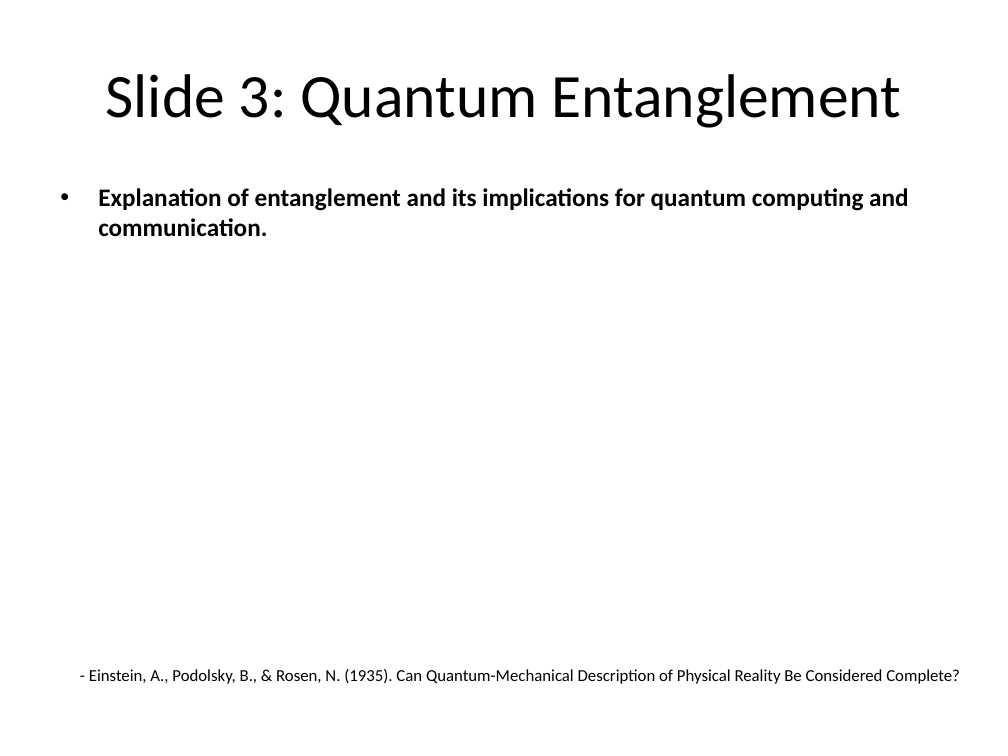
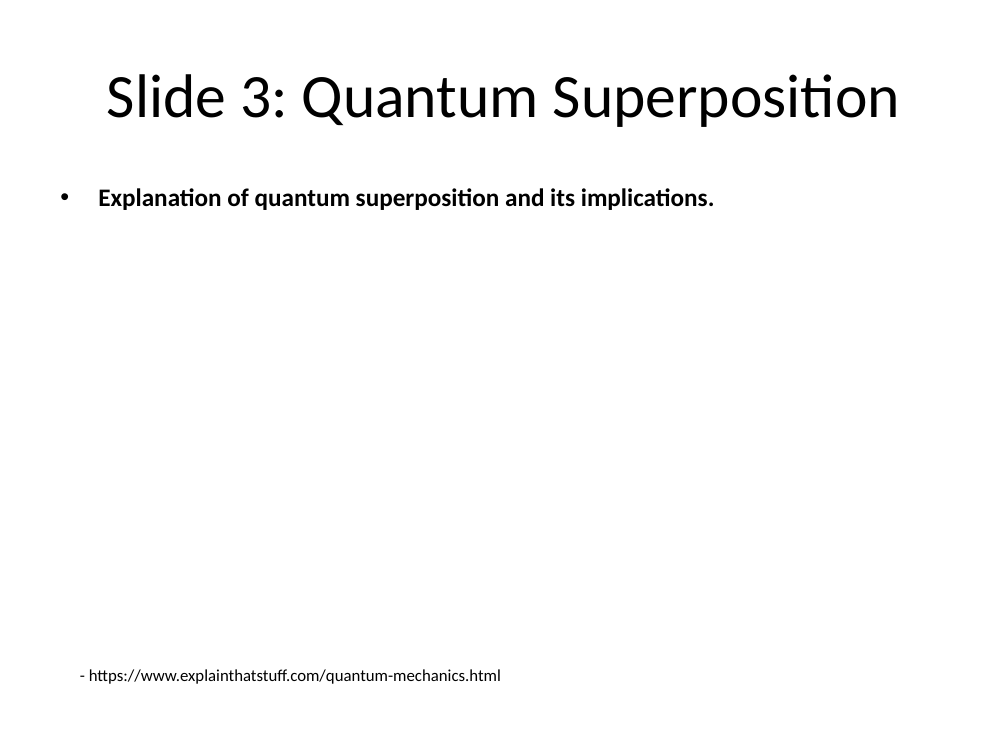
Before and after one commit to infrasvc-magang/test, a slide deck: slide 4 of backend/project/PPTX/Quantum_presentation.pptx. Drawn at 1008x756 pixels with LibreOffice and Linux fonts; fonts in the diff are those of the drawing. Boxes give left, top, right and bottom in pixels: in the first picture for what was removed or moved away, otherwise in the second. Text is boxed around its words. In the diff, an @@ line names an element or a change of style, - is before the commit and + after.

```diff
--- a/backend/project/PPTX/Quantum_presentation.pptx
+++ b/backend/project/PPTX/Quantum_presentation.pptx
@@ title at <box>107,74,900,127</box>: text changed @@
-Slide 3: Quantum Entanglement
+Slide 3: Quantum Superposition
@@ text at <box>98,188,715,210</box>: text changed @@
-• Explanation of entanglement and its implications for quantum computing and communication.
+• Explanation of quantum superposition and its implications.
@@ text at <box>89,669,501,684</box>: text changed @@
-- Einstein, A., Podolsky, B., & Rosen, N. (1935). Can Quantum-Mechanical Description of Physical Reality Be Considered Complete?
+- https://www.explainthatstuff.com/quantum-mechanics.html
```
Also in this commit, not shown: 8 other slides changed, 1 slide added, 1 slide removed, 5 other files.
